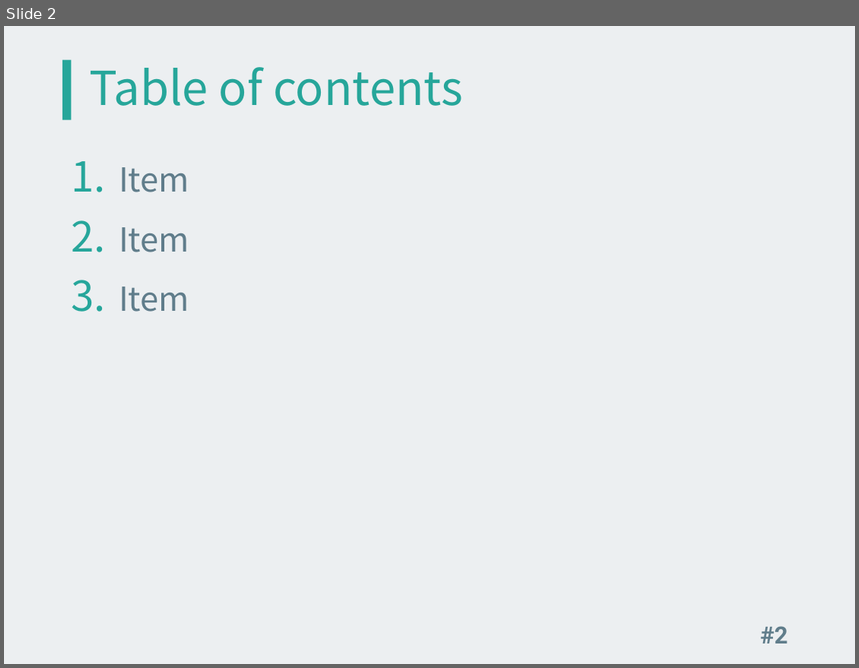
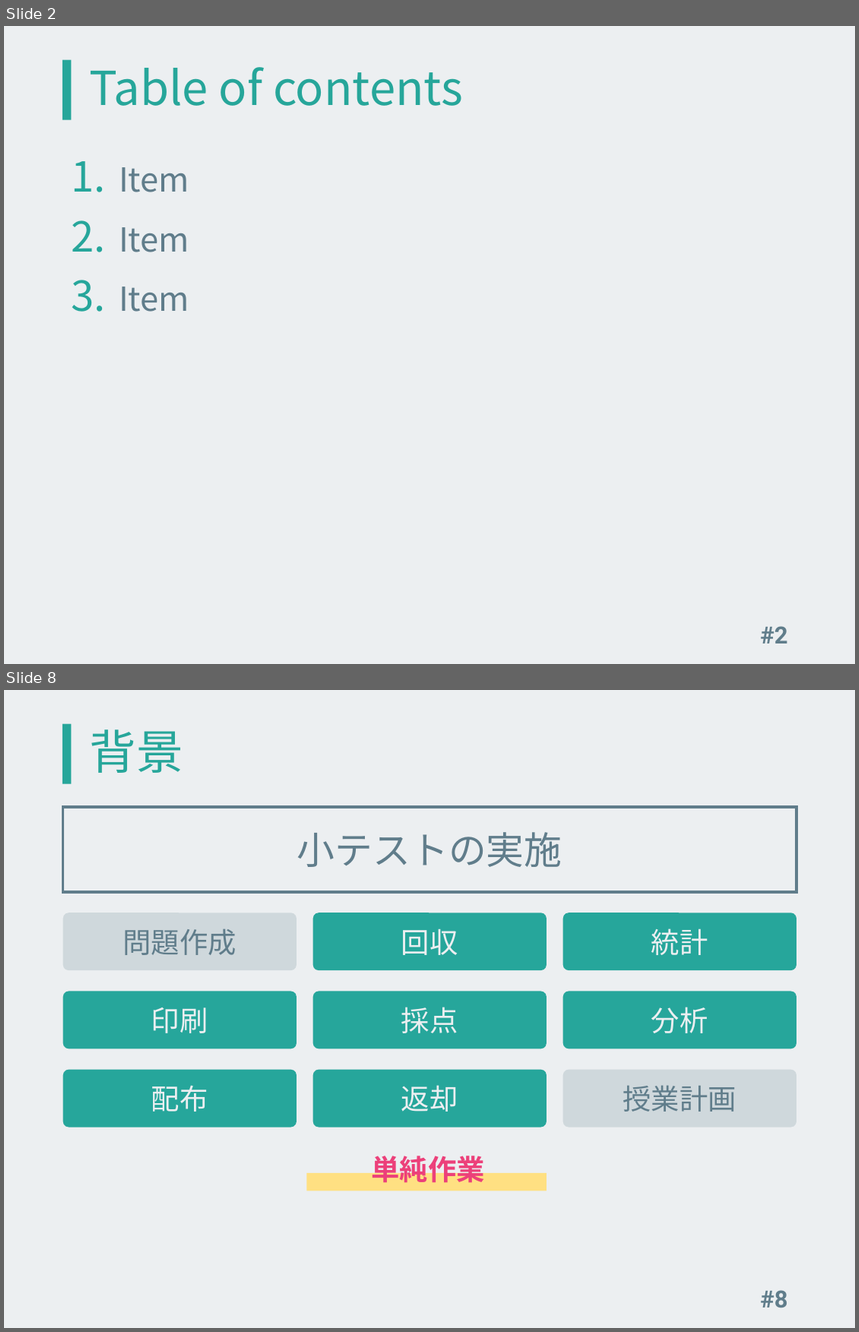
Before and after one commit to kinc-shinshu/smat-presentation, a slide deck: slide.pptx. Shown one above the other, each under a label of ours: slide 2 before the commit, slides 2 and 8 after it; the slides between them are not shown. The pictures are 859x668 and 859x1332 pixels, drawn with LibreOffice and Linux fonts; fonts in the diff are those of the drawing. Boxes give left, top, right and bottom in pixels: in the first picture for what was removed or moved away, otherwise in the second. Text is boxed around its words. In the diff, an @@ line names an element or a change of style, - is before the commit and + after.

```diff
--- a/slide.pptx
+++ b/slide.pptx
@@ slide 8 added at <box>4,690,855,1328</box>, background #ECEFF1; not listed: 1 template element that a slide beside it also shows @@
@@ title added at <box>90,730,183,773</box>, 39.6 pt, text #26A69A @@
+背景
@@ rectangle added at <box>63,808,797,893</box>, outline #607D8B 2.25 pt, 32 pt, text #607D8B @@
+小テストの実施
@@ rounded rectangle added at <box>63,913,296,971</box>, fill #CFD8DC, 24 pt, text #607D8B @@
+問題作成
@@ rounded rectangle added at <box>313,913,546,971</box>, fill #26A69B, 24 pt, text #ECEFF1 @@
+回収
@@ rounded rectangle added at <box>563,913,797,971</box>, fill #26A69B, 24 pt, text #ECEFF1 @@
+統計
@@ rounded rectangle added at <box>63,991,296,1049</box>, fill #26A69B, 24 pt, text #ECEFF1 @@
+印刷
@@ rounded rectangle added at <box>313,991,546,1049</box>, fill #26A69B, 24 pt, text #ECEFF1 @@
+採点
@@ rounded rectangle added at <box>563,991,797,1049</box>, fill #26A69B, 24 pt, text #ECEFF1 @@
+分析
@@ rounded rectangle added at <box>63,1070,296,1128</box>, fill #26A69B, 24 pt, text #ECEFF1 @@
+配布
@@ rounded rectangle added at <box>313,1070,546,1128</box>, fill #26A69B, 24 pt, text #ECEFF1 @@
+返却
@@ rounded rectangle added at <box>563,1070,797,1128</box>, fill #CFD8DC, 24 pt, text #607D8B @@
+授業計画
@@ text added at <box>372,1151,485,1183</box>, 24 pt, text #EC407A, bold @@
+単純作業
@@ rectangle added at <box>307,1173,547,1192</box>, fill #FFE082 @@
@@ page number added at <box>760,1290,788,1308</box>, 20 pt, text #607D8B, bold @@
+#8
```
Also in this commit, not shown: 10 other slides added, 2 slides removed.
